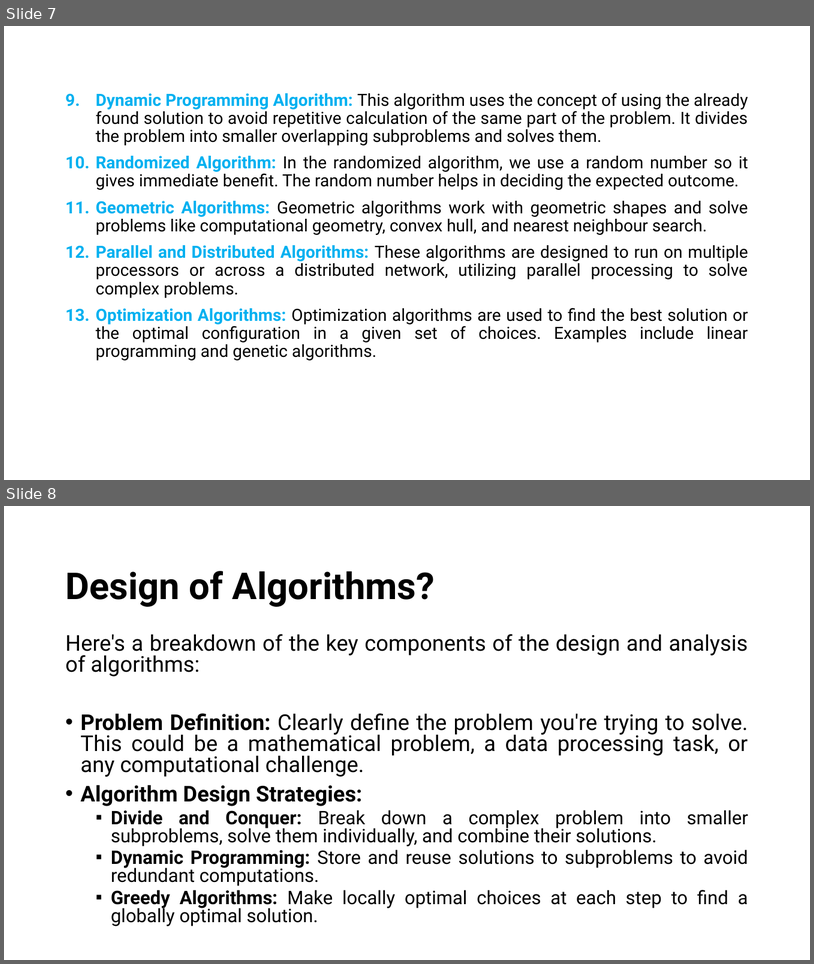
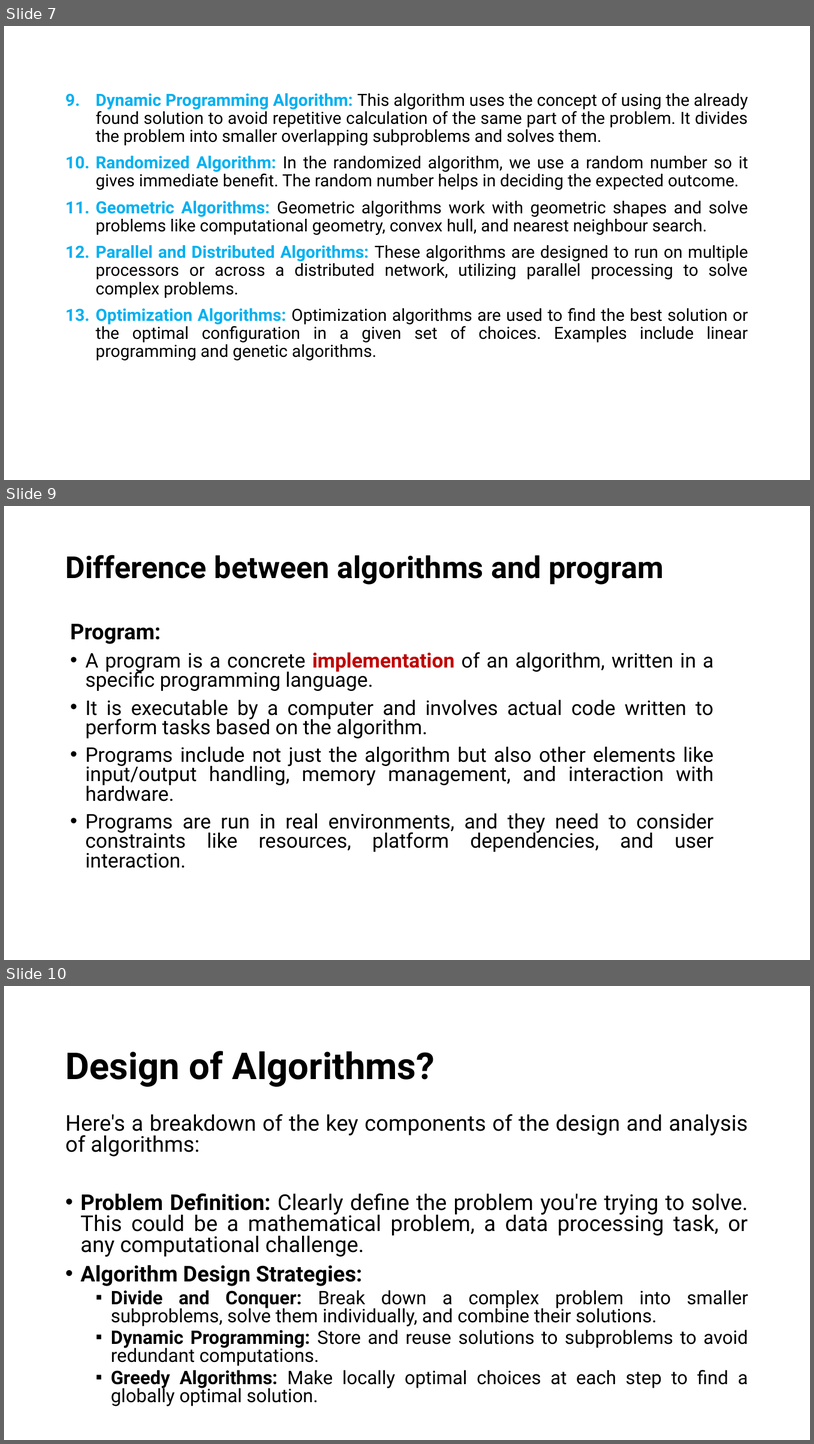
Before and after one commit to alaminbhuyan/DSA-In-Python, a slide deck: Design & Analysis Of Algorithm PDF/DAA.pptx. Shown one above the other, each under a label of ours: slides 7 and 8 before the commit, slides 7, 9 and 10 after it; the slides between them are not shown. The pictures are 814x964 and 814x1444 pixels, drawn with LibreOffice and Linux fonts; fonts in the diff are those of the drawing. Boxes give left, top, right and bottom in pixels: in the first picture for what was removed or moved away, otherwise in the second. Text is boxed around its words. In the diff, an @@ line names an element or a change of style, - is before the commit and + after.

```diff
--- a/Design & Analysis Of Algorithm PDF/DAA.pptx
+++ b/Design & Analysis Of Algorithm PDF/DAA.pptx
@@ slide 9 added at bbox=[4, 506, 810, 960], background #FFFFFF @@
@@ title added at bbox=[65, 555, 663, 585], 36 pt, text #000000, bold @@
+Difference between algorithms and program
@@ text added at bbox=[70, 624, 714, 868], 24.1 pt, text #000000 @@
+Program:
+• A program is a concrete implementation of an algorithm, written in a specific programming language.
+• It is executable by a computer and involves actual code written to perform tasks based on the algorithm.
+• Programs include not just the algorithm but also other elements like input/output handling, memory management, and interaction with hardware.
+• Programs are run in real environments, and they need to consider constraints like resources, platform dependencies, and user interaction.
@@ what was slide 8 is now slide 10 @@
```
Also in this commit, not shown: 1 other slide added.
